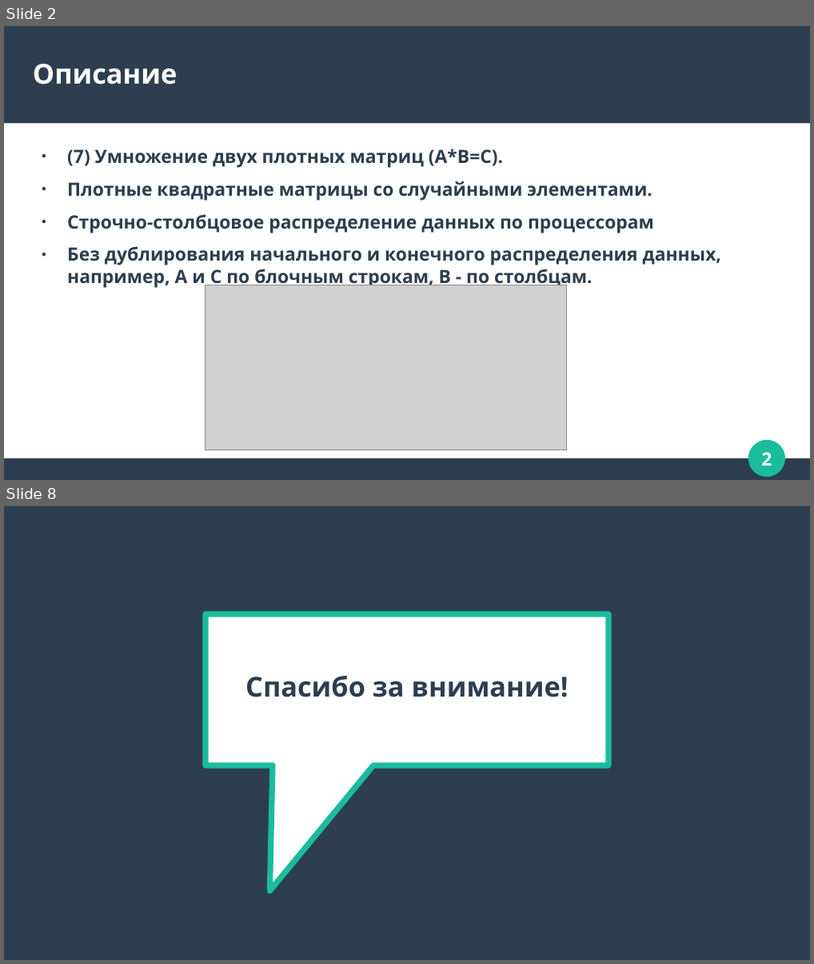
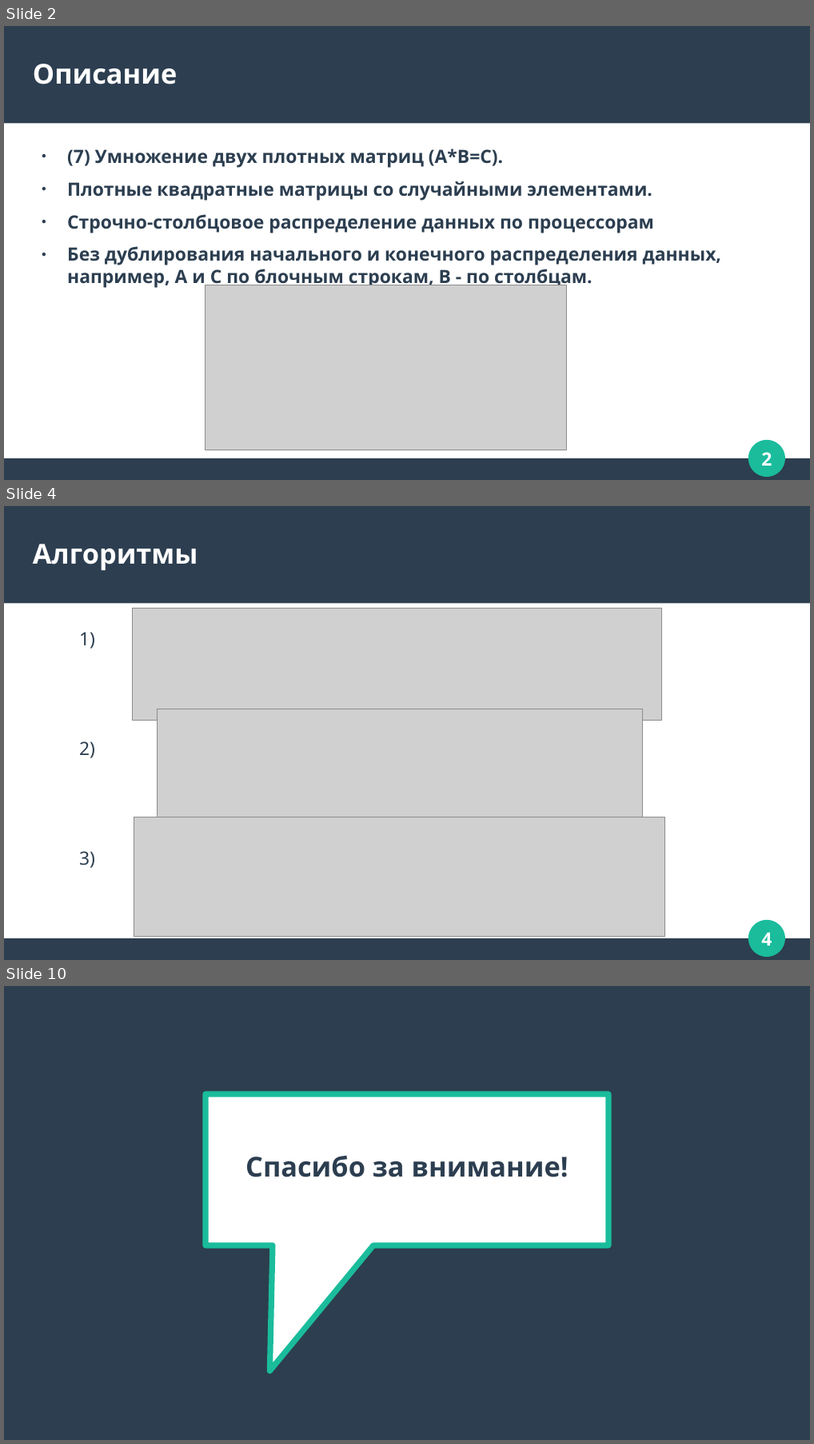
Before and after one commit to ArtKomarov/ParallelMatrixMul, a slide deck: MatrixMul.odp. Shown one above the other, each under a label of ours: slides 2 and 8 before the commit, slides 2, 4 and 10 after it; the slides between them are not shown. The pictures are 814x964 and 814x1444 pixels, drawn with LibreOffice and Linux fonts; fonts in the diff are those of the drawing; grey boxes stand for pictures. Boxes give left, top, right and bottom in pixels: in the first picture for what was removed or moved away, otherwise in the second. Text is boxed around its words. In the diff, an @@ line names an element or a change of style, - is before the commit and + after.

```diff
--- a/MatrixMul.odp
+++ b/MatrixMul.odp
@@ slide 4 added at [4, 506, 810, 960], background #FFFFFF; not listed: 4 template elements that a slide beside it also shows @@
@@ title added at [33, 544, 198, 571], 27 pt, text #FFFFFF, bold @@
+Алгоритмы
@@ picture added at [132, 608, 662, 720] @@
@@ text added at [79, 632, 95, 868], 18 pt, text #2C3E50 @@
+1)
+2)
+3)
@@ picture added at [157, 708, 643, 818] @@
@@ picture added at [134, 817, 666, 936] @@
@@ what was slide 8 is now slide 10 @@
```
Also in this commit, not shown: 6 other slides added, 5 slides removed, 3 other files.
